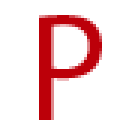
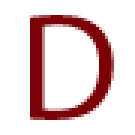
Before/after of a 135 × 135 layered artwork. What changed in the layer stack:
renamed "P" to "D", painted on it over [30, 15, 114, 120]
